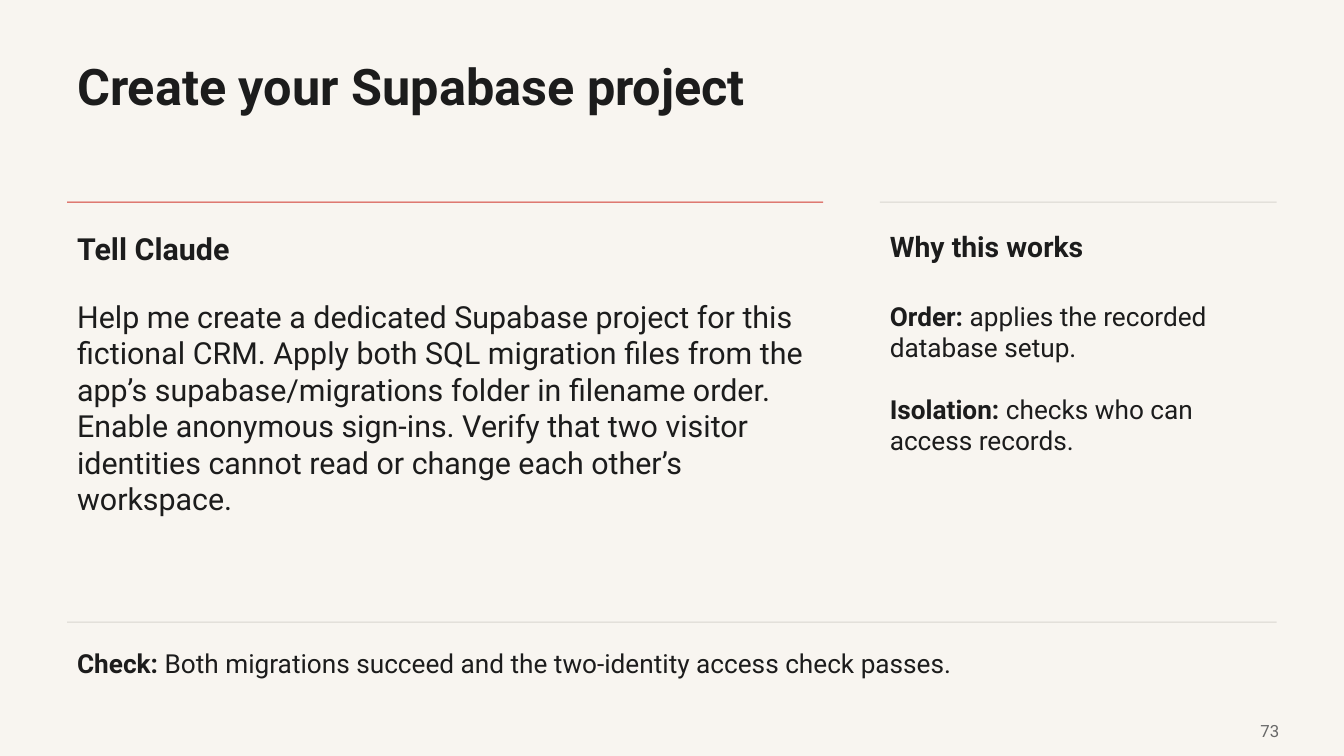
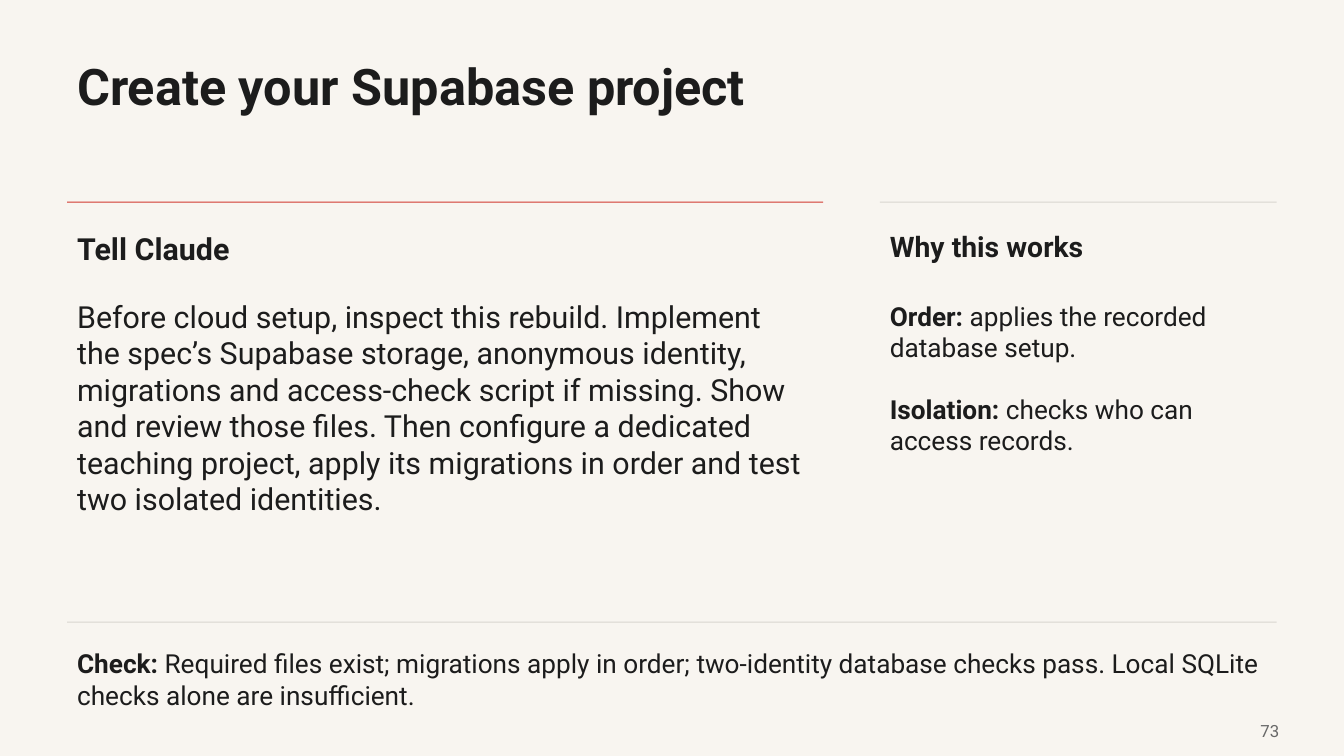
Before and after one commit to promptadvisers/claude-code-next-steps, a slide deck: slide 73 of slides/ClientDesk_Course_End_to_End.pptx. Drawn at 1344x756 pixels with LibreOffice and Linux fonts; fonts in the diff are those of the drawing. Boxes give left, top, right and bottom in pixels: in the first picture for what was removed or moved away, otherwise in the second. Text is boxed around its words. In the diff, an @@ line names an element or a change of style, - is before the commit and + after.

Commit message:
Revise course prompts and live checkpoints from independent Claude Desktop rehearsal

```diff
--- a/slides/ClientDesk_Course_End_to_End.pptx
+++ b/slides/ClientDesk_Course_End_to_End.pptx
@@ text at box(77, 305, 801, 511): text changed @@
-Help me create a dedicated Supabase project for this fictional CRM. Apply both SQL migration files from the app’s supabase/migrations folder in filename order. Enable anonymous sign-ins. Verify that two visitor identities cannot read or change each other’s workspace.
+Before cloud setup, inspect this rebuild. Implement the spec’s Supabase storage, anonymous identity, migrations and access-check script if missing. Show and review those files. Then configure a dedicated teaching project, apply its migrations in order and test two isolated identities.
@@ text at box(77, 653, 1258, 706): text changed @@
-Check: Both migrations succeed and the two-identity access check passes.
+Check: Required files exist; migrations apply in order; two-identity database checks pass. Local SQLite checks alone are insufficient.
```
Also in this commit, not shown: 11 other slides changed, 16 other files.
